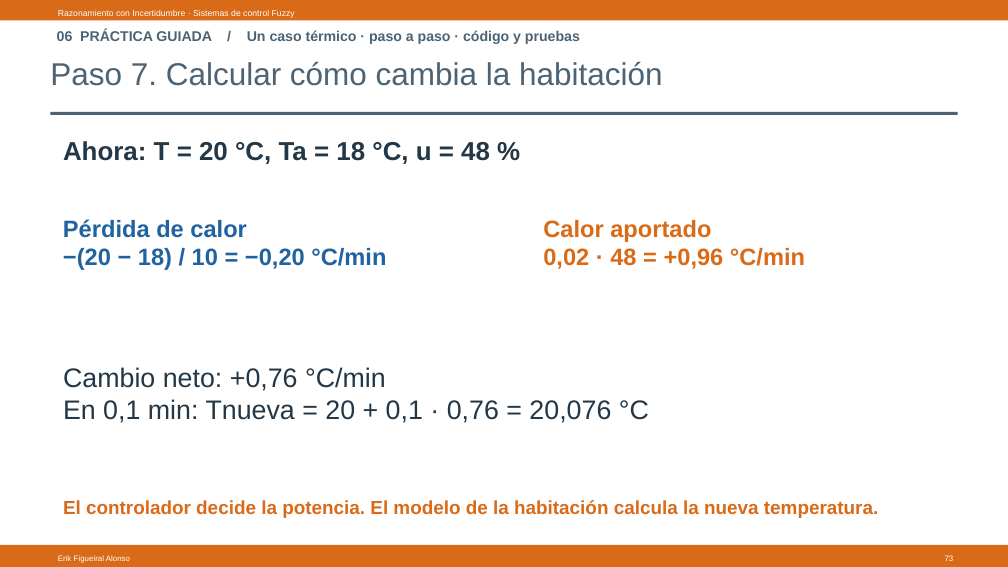
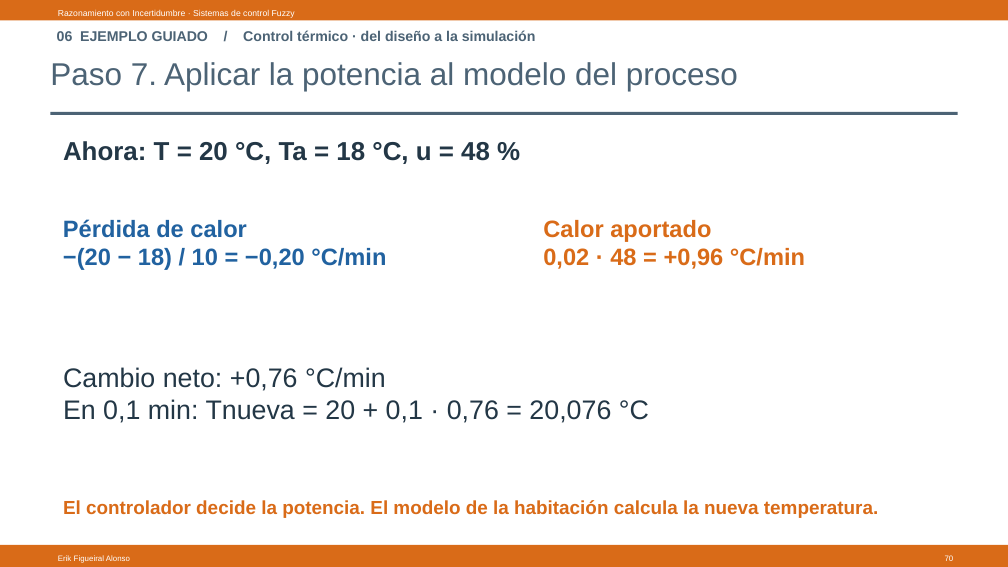
Before and after one commit to Figueiral-Alonso/Docencia, a slide deck: slide 70 of 26/Razonamiento con Incertidumbre/P2_Arquitectura/Control_Fuzzy/Sistemas_de_Control_Fuzzy.pptx (slide 73 before the commit). Drawn at 1008x567 pixels with LibreOffice and Linux fonts; fonts in the diff are those of the drawing. Boxes give left, top, right and bottom in pixels: in the first picture for what was removed or moved away, otherwise in the second. Text is boxed around its words. In the diff, an @@ line names an element or a change of style, - is before the commit and + after.

Commit message:
Reorganiza fuzzy por capítulos de Ross y guía el diseño de control

```diff
--- a/26/Razonamiento con Incertidumbre/P2_Arquitectura/Control_Fuzzy/Sistemas_de_Control_Fuzzy.pptx
+++ b/26/Razonamiento con Incertidumbre/P2_Arquitectura/Control_Fuzzy/Sistemas_de_Control_Fuzzy.pptx
@@ text at <box>57,30,536,41</box>: text changed @@
-06 PRÁCTICA GUIADA / Un caso térmico · paso a paso · código y pruebas
+06 EJEMPLO GUIADO / Control térmico · del diseño a la simulación
@@ text at <box>50,62,738,91</box>: text changed @@
-Paso 7. Calcular cómo cambia la habitación
+Paso 7. Aplicar la potencia al modelo del proceso
```
Also in this commit, not shown: 66 other slides changed, 12 slides added, 17 slides removed, 1 other file.
